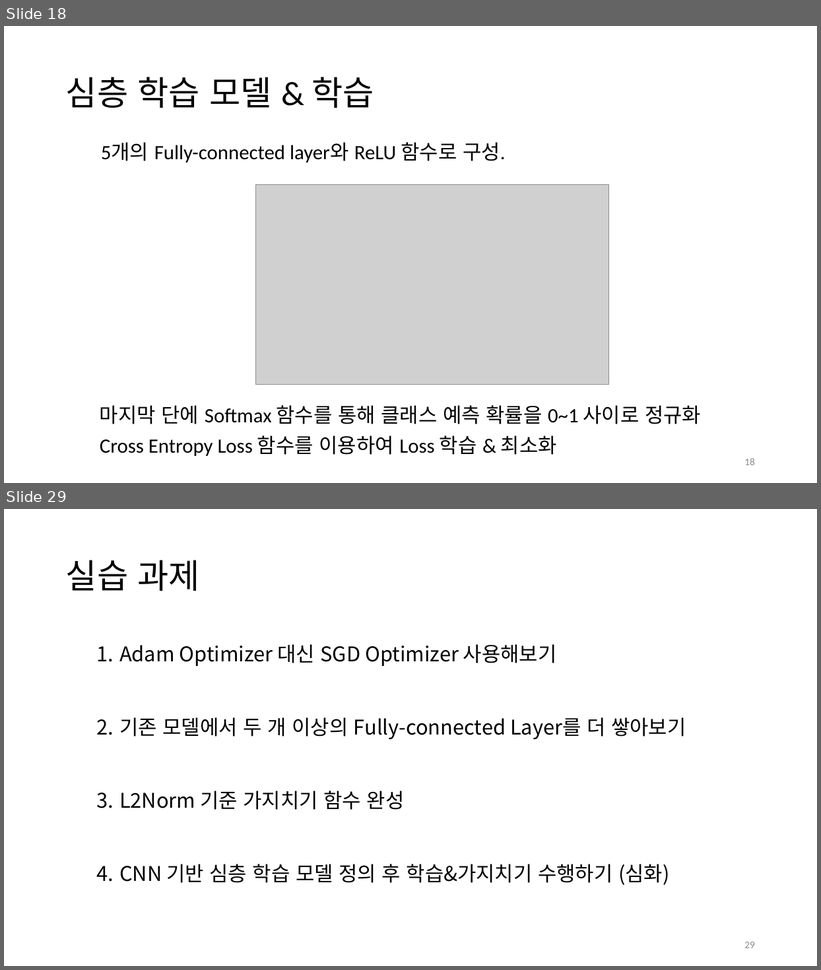
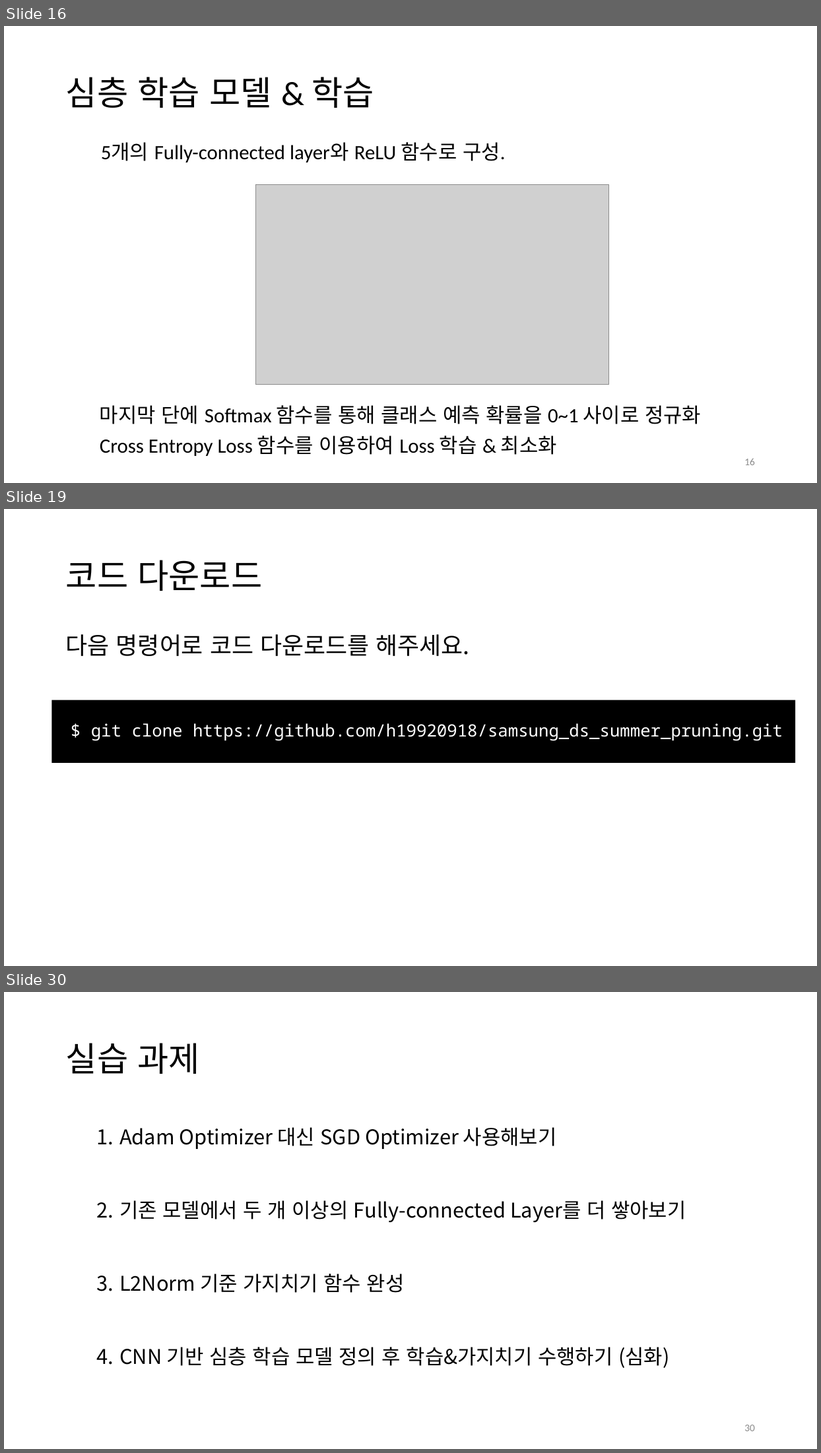
Before and after one commit to h19920918/samsung_ds_summer_pruning, a slide deck: samsung_ds_pruning.pptx. Shown one above the other, each under a label of ours: slides 18 and 29 before the commit, slides 16, 19 and 30 after it; the slides between them are not shown. The pictures are 821x970 and 821x1453 pixels, drawn with LibreOffice and Linux fonts; fonts in the diff are those of the drawing; grey boxes stand for pictures. Boxes give left, top, right and bottom in pixels: in the first picture for what was removed or moved away, otherwise in the second. Text is boxed around its words. In the diff, an @@ line names an element or a change of style, - is before the commit and + after.

```diff
--- a/samsung_ds_pruning.pptx
+++ b/samsung_ds_pruning.pptx
@@ slide 19 added at [4, 509, 817, 966], background #FFFFFF @@
@@ title added at [66, 560, 263, 591], 40 pt, text #000000 @@
+코드 다운로드
@@ text added at [66, 634, 469, 656], 28 pt, text #000000 @@
+다음 명령어로 코드 다운로드를 해주세요.
@@ rectangle added at [52, 700, 795, 763], fill #000000 @@
@@ text added at [91, 723, 783, 741], 20 pt, text #FFFFFF @@
+$ git clone https://github.com/h19920918/samsung_ds_summer_pruning.git
@@ what was slide 18 is now slide 16 @@
@@ page number at [745, 458, 755, 466]: text changed @@
-18
+16
@@ what was slide 29 is now slide 30 @@
@@ page number at [745, 1425, 755, 1432]: text changed @@
-29
+30
```
Also in this commit, not shown: 13 slides changed, 1 other file.
